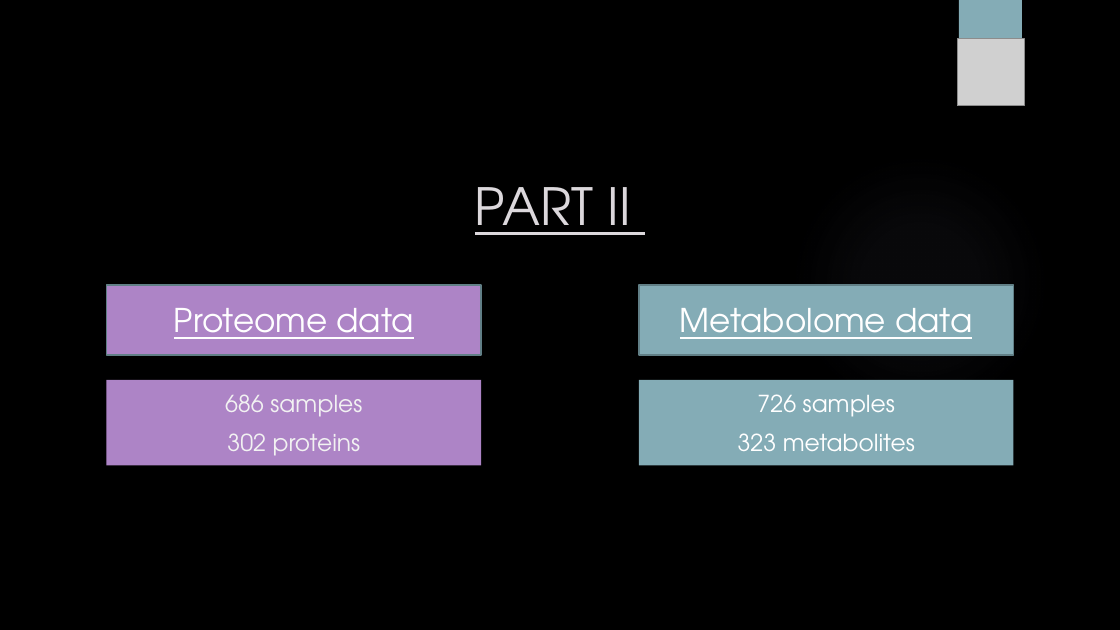
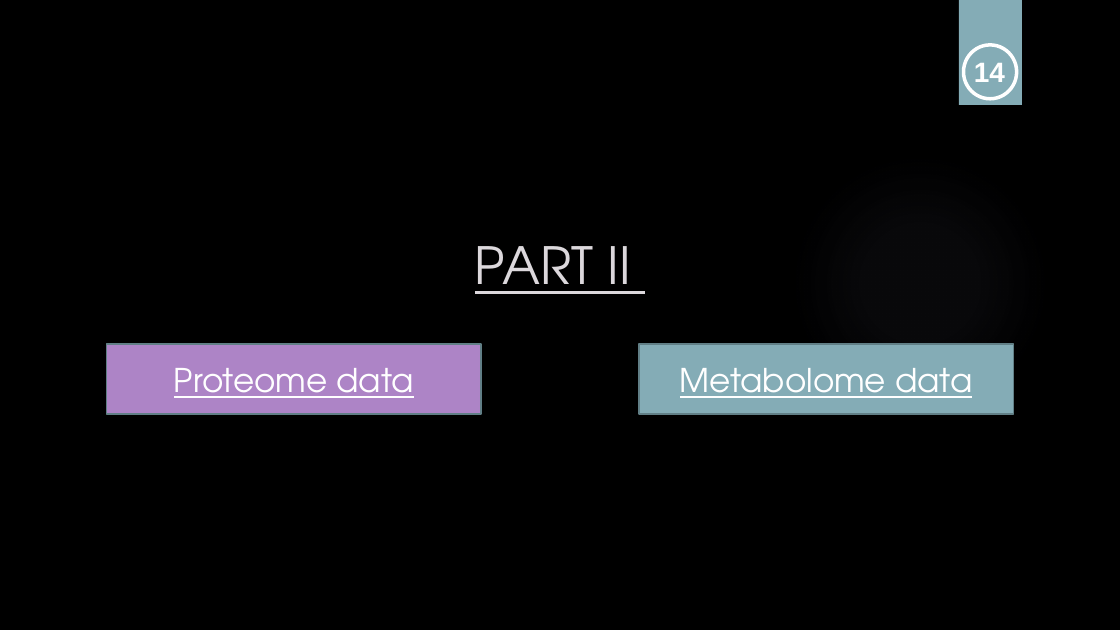
Before and after one commit to sabdeolive/Sabrina_BMS_Bachelor-Internship, a slide deck: slide 14 of Final Presentation.pptx (slide 15 before the commit). Drawn at 1120x630 pixels with LibreOffice and Linux fonts; fonts in the diff are those of the drawing; grey boxes stand for pictures; background and template pictures are left out. Boxes give left, top, right and bottom in pixels: in the first picture for what was removed or moved away, otherwise in the second. Text is boxed around its words. In the diff, an @@ line names an element or a change of style, - is before the commit and + after.

```diff
--- a/Final Presentation.pptx
+++ b/Final Presentation.pptx
@@ picture removed at (x1=957, y1=39, x2=1024, y2=106) @@
@@ ellipse added at (x1=964, y1=45, x2=1017, y2=98), outline #FFFFFF 3 pt @@
@@ text added at (x1=974, y1=63, x2=1005, y2=82), 24 pt, text #FFFFFF, bold @@
+14
@@ 2 rectangles, 1 title moved together from (x1=107, y1=187, x2=1014, y2=355) to (x1=107, y1=246, x2=1014, y2=414) @@
@@ rectangle removed at (x1=107, y1=380, x2=481, y2=465) @@
-686 samples
-302 proteins
@@ rectangle removed at (x1=639, y1=380, x2=1014, y2=465) @@
-726 samples
-323 metabolites
```
Also in this commit, not shown: 20 other slides changed, 2 slides added, 1 slide removed.
